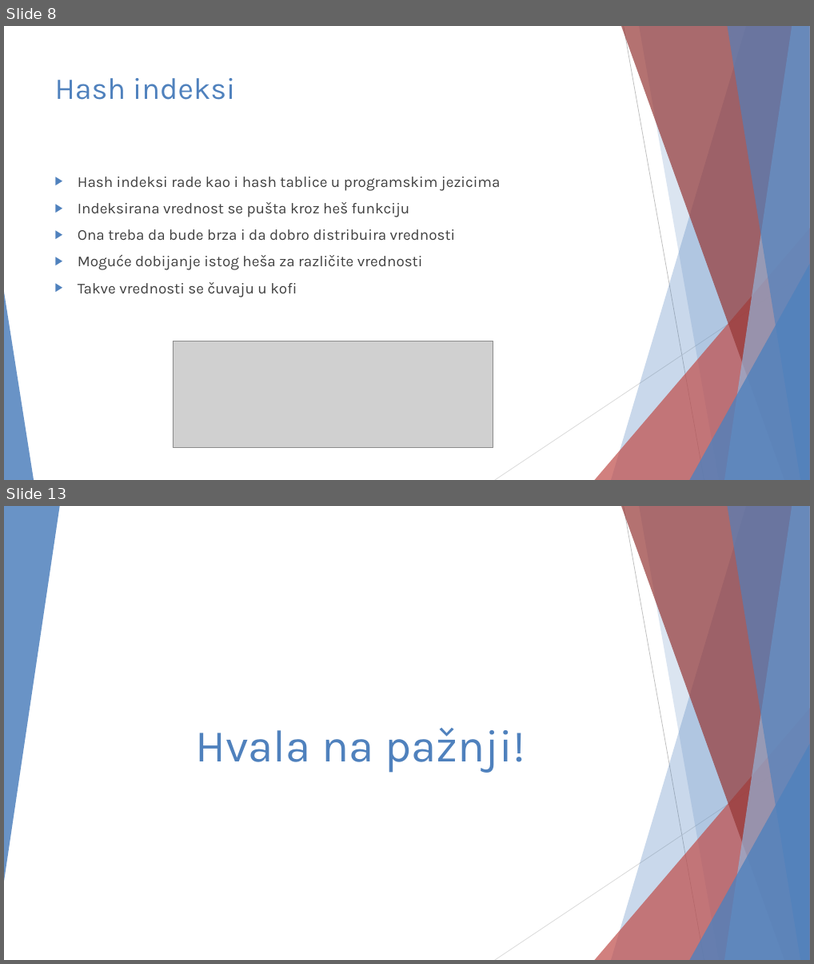
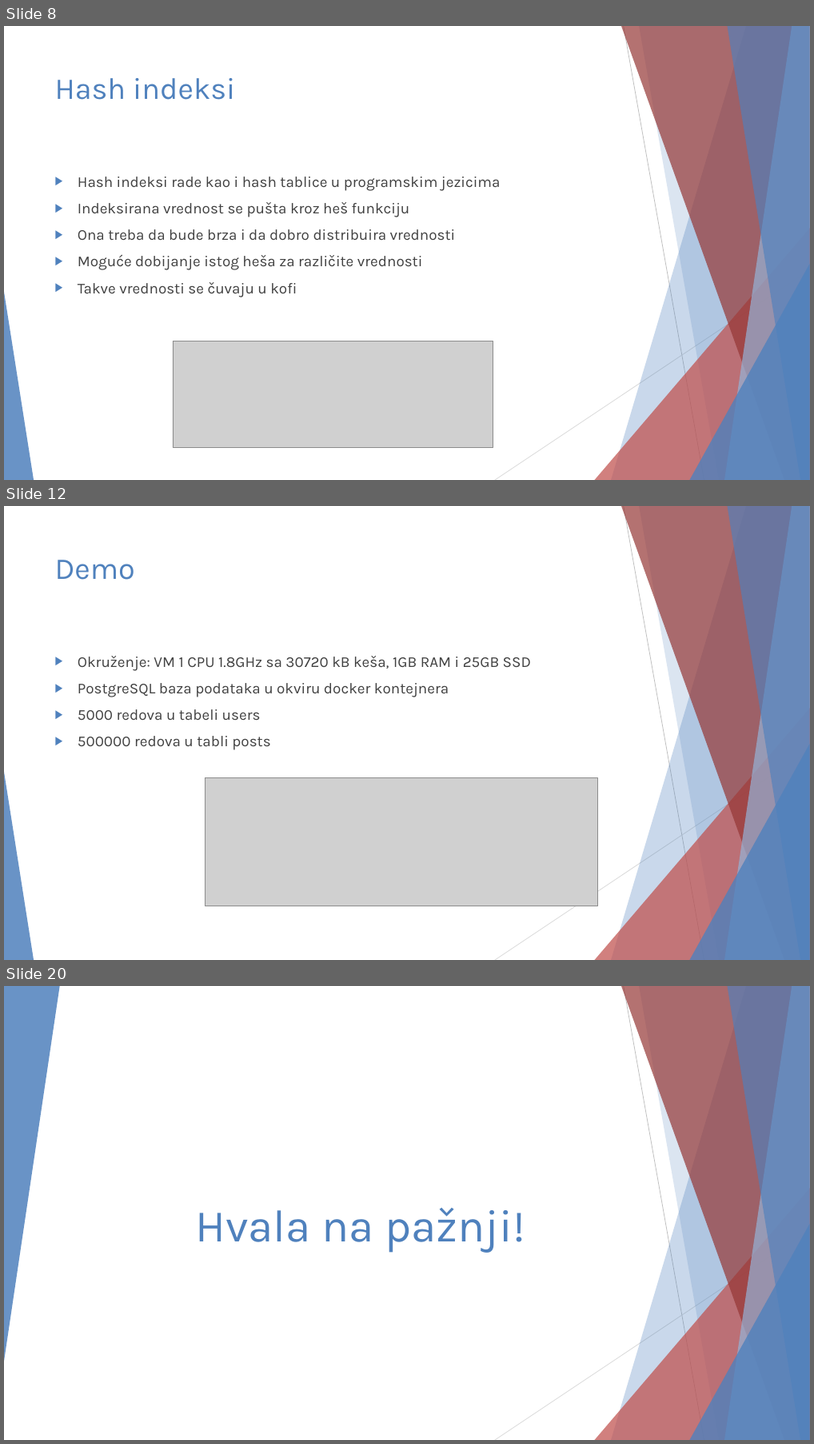
Before and after one commit to JKostov/dbms-1, a slide deck: docs/PostgreSQL - Julije Kostov 1026.pptx. Shown one above the other, each under a label of ours: slides 8 and 13 before the commit, slides 8, 12 and 20 after it; the slides between them are not shown. The pictures are 814x964 and 814x1444 pixels, drawn with LibreOffice and Linux fonts; fonts in the diff are those of the drawing; grey boxes stand for pictures. Boxes give left, top, right and bottom in pixels: in the first picture for what was removed or moved away, otherwise in the second. Text is boxed around its words. In the diff, an @@ line names an element or a change of style, - is before the commit and + after.

```diff
--- a/docs/PostgreSQL - Julije Kostov 1026.pptx
+++ b/docs/PostgreSQL - Julije Kostov 1026.pptx
@@ slide 12 added at [4,506,810,960], background #FFFFFF; not listed: 10 template elements that a slide beside it also shows @@
@@ title added at [55,560,135,580], 36 pt, text #4F81BD @@
+Demo
@@ text added at [78,656,531,750], 18 pt, text #404040 @@
+▶ Okruženje: VM 1 CPU 1.8GHz sa 30720 kB keša, 1GB RAM i 25GB SSD
+▶ PostgreSQL baza podataka u okviru docker kontejnera
+▶ 5000 redova u tabeli users
+▶ 500000 redova u tabli posts
@@ picture added at [205,778,598,906] @@
@@ what was slide 13 is now slide 20 @@
```
Also in this commit, not shown: 2 slides changed, 8 other slides added, 2 slides removed, 1 other file.
